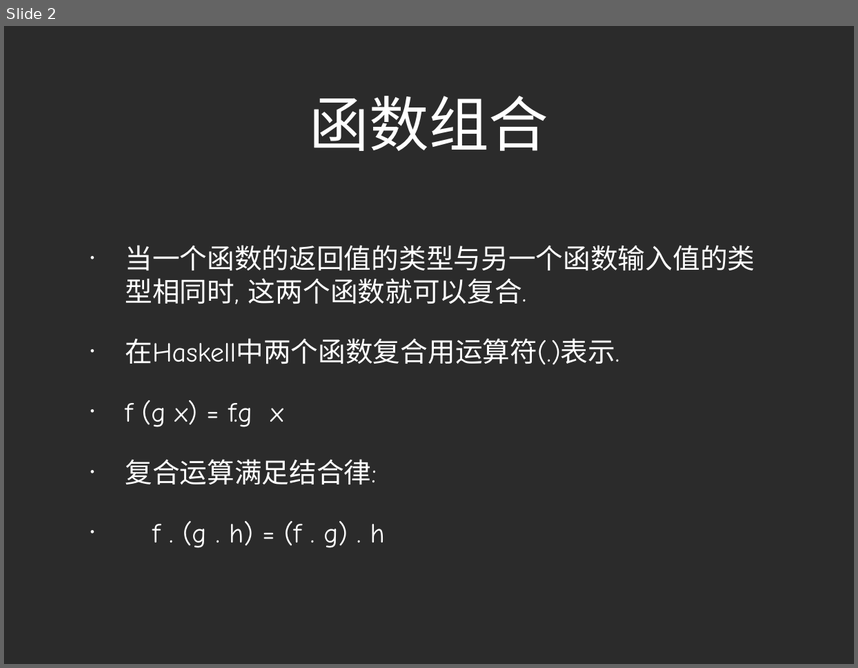
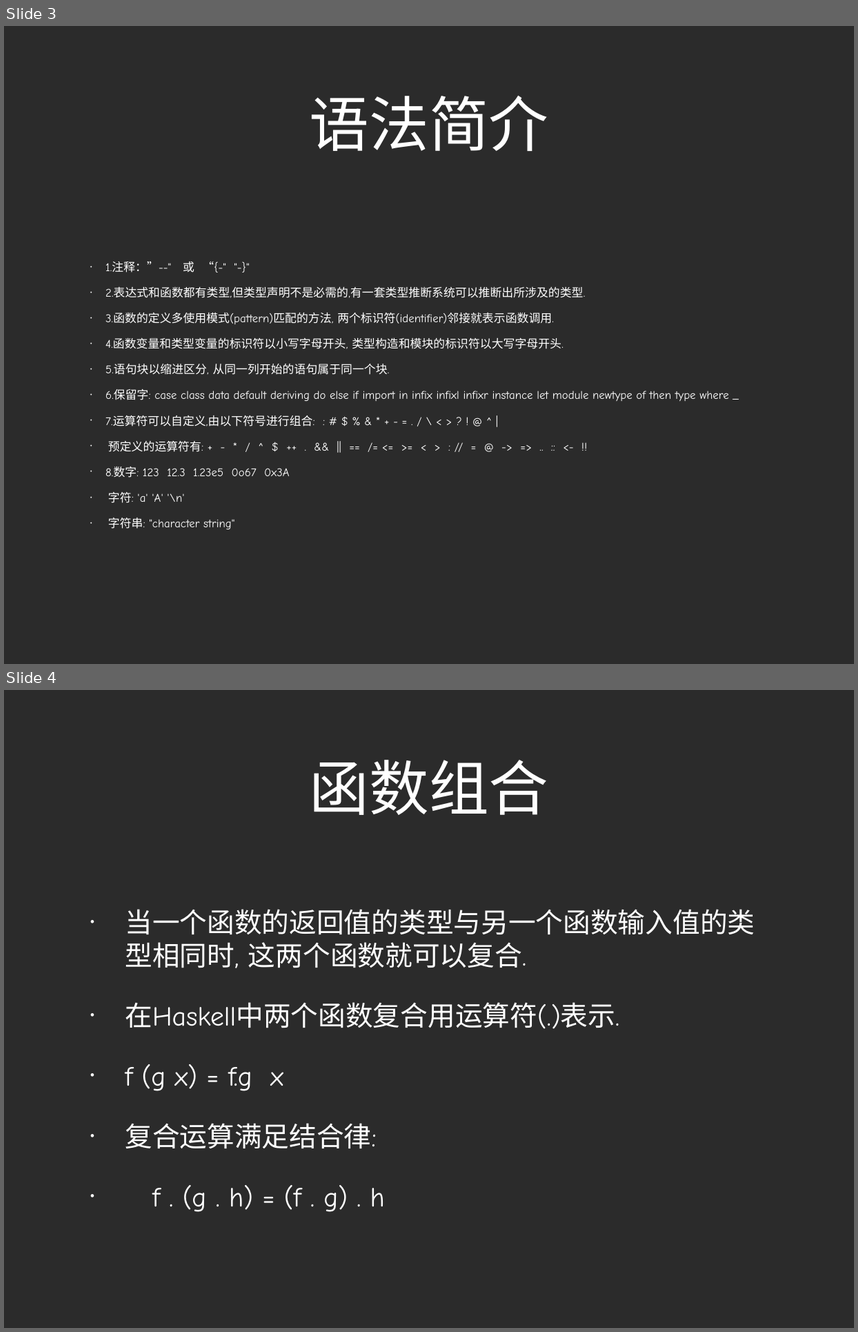
Before and after one commit to zhizhuwang/codekata, a slide deck: haskell/Haskell Basics.ppt. Shown one above the other, each under a label of ours: slide 2 before the commit, slides 3 and 4 after it. The pictures are 858x668 and 858x1332 pixels, drawn with LibreOffice and Linux fonts; fonts in the diff are those of the drawing; background and template pictures are left out; a plain dark background stands for a picture behind light text. Boxes give left, top, right and bottom in pixels: in the first picture for what was removed or moved away, otherwise in the second. Text is boxed around its words. In the diff, an @@ line names an element or a change of style, - is before the commit and + after.

```diff
--- a/haskell/Haskell Basics.ppt
+++ b/haskell/Haskell Basics.ppt
@@ slide 3 added at (x1=4, y1=26, x2=854, y2=664), background picture (left out) @@
@@ title added at (x1=310, y1=96, x2=549, y2=151), 72 pt, text #FFFFFF @@
+语法简介
@@ text added at (x1=105, y1=261, x2=728, y2=529), 14 pt, text #FFFFFF @@
+• 1.注释：”--" 或 “{-" "-}"
+• 2.表达式和函数都有类型,但类型声明不是必需的,有一套类型推断系统可以推断出所涉及的类型.
+• 3.函数的定义多使用模式(pattern)匹配的方法, 两个标识符(identifier)邻接就表示函数调用.
+• 4.函数变量和类型变量的标识符以小写字母开头, 类型构造和模块的标识符以大写字母开头.
+• 5.语句块以缩进区分, 从同一列开始的语句属于同一个块.
+• 6.保留字: case class data default deriving do else if import in infix infixl infixr instance let module newtype of then type where _
+• 7.运算符可以自定义,由以下符号进行组合: : # $ % & * + - = . / \ < > ? ! @ ^ |
+• 预定义的运算符有: + - * / ^ $ ++ . && || == /= <= >= < > : // = @ -> => .. :: <- !!
+• 8.数字: 123 12.3 1.23e5 0o67 0x3A
+• 字符: 'a' 'A' '\n'
+• 字符串: "character string"
@@ what was slide 2 is now slide 4 @@
```
Also in this commit, not shown: 1 other slide added, 1 other file.
